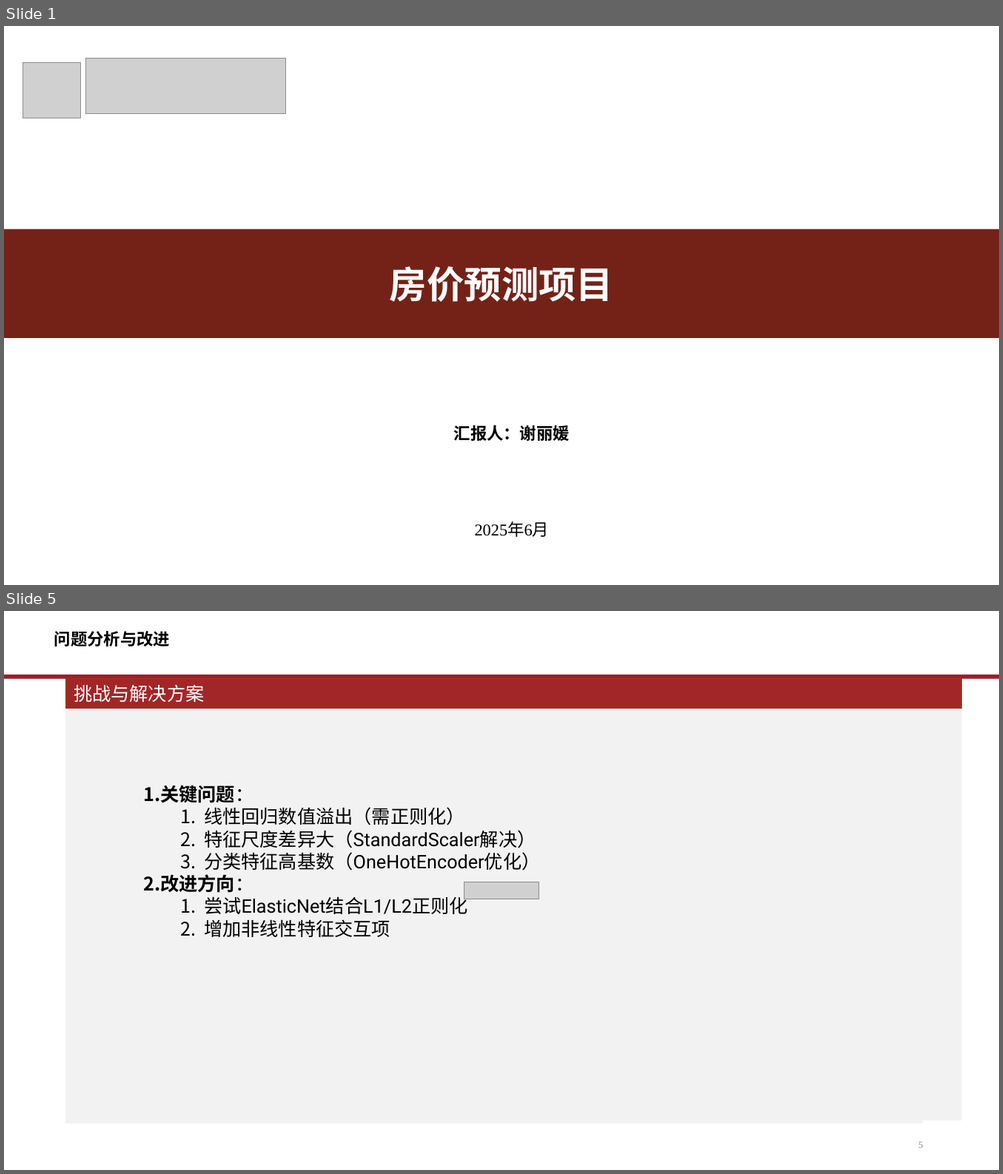
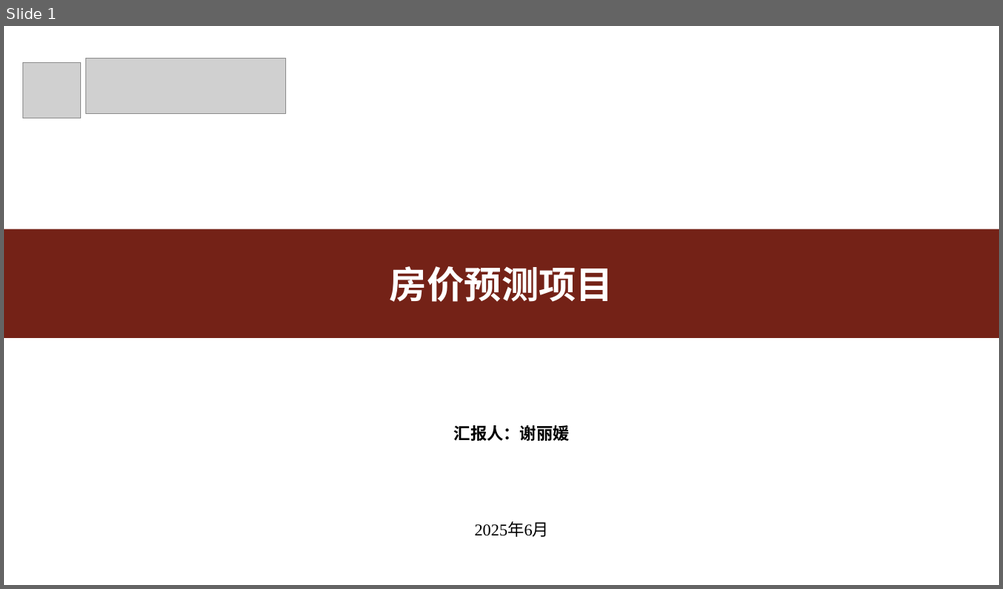
Before and after one commit to Quant-of-Renmin-University/QuantEcon2025_RUC, a slide deck: Homework/math/2022202763/FinalExam_slides_2022202763.pptx. Shown one above the other, each under a label of ours: slides 1 and 5 before the commit, slide 1 after it; the slides between them are not shown. The pictures are 1003x1174 and 1003x589 pixels, drawn with LibreOffice and Linux fonts; fonts in the diff are those of the drawing; grey boxes stand for pictures; background and template pictures are left out. Boxes give left, top, right and bottom in pixels: in the first picture for what was removed or moved away, otherwise in the second. Text is boxed around its words. In the diff, an @@ line names an element or a change of style, - is before the commit and + after.

```diff
--- a/Homework/math/2022202763/FinalExam_slides_2022202763.pptx
+++ b/Homework/math/2022202763/FinalExam_slides_2022202763.pptx
@@ slide 5 removed at bbox=[4, 611, 999, 1170], background #FFFFFF @@
@@ title removed at bbox=[54, 631, 170, 647] @@
-问题分析与改进
@@ rectangle removed at bbox=[4, 675, 999, 679] @@
@@ rectangle removed at bbox=[66, 679, 961, 709] @@
-挑战与解决方案
@@ rectangle removed at bbox=[66, 706, 961, 1121] @@
@@ text removed at bbox=[143, 785, 540, 937] @@
-1. 关键问题：
-  1. 线性回归数值溢出（需正则化）
-  2. 特征尺度差异大（StandardScaler解决）
-  3. 分类特征高基数（OneHotEncoder优化）
-2. 改进方向：
-  1. 尝试ElasticNet结合L1/L2正则化
-  2. 增加非线性特征交互项
@@ picture removed at bbox=[464, 882, 539, 900] @@
@@ rectangle removed at bbox=[66, 915, 922, 1124] @@
@@ page number removed at bbox=[918, 1142, 922, 1148] @@
-5
```
Also in this commit, not shown: 2 slides changed, 3 slides added, 2 other slides removed.
